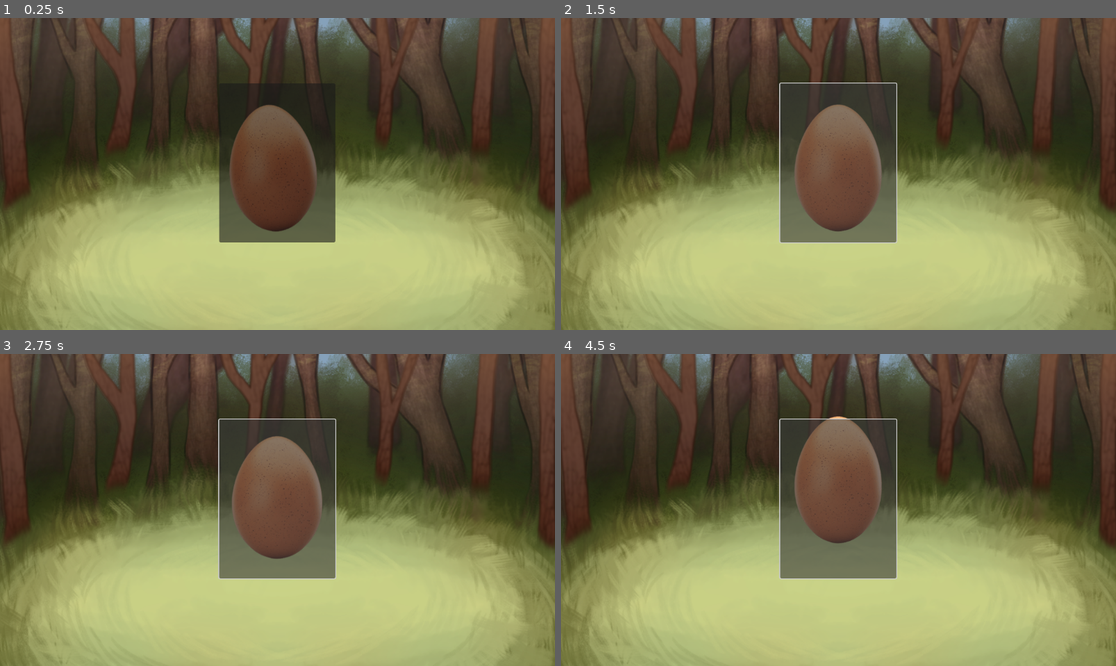
Above: before the commit, frames 1-4 (two rows, left to right).
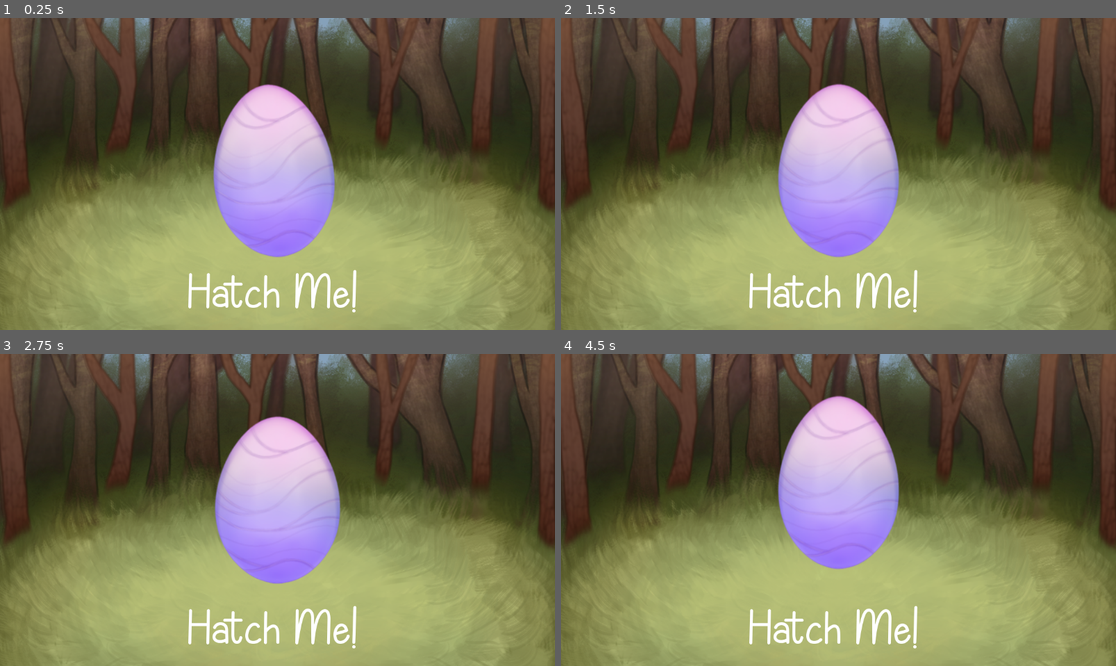
Above: after the commit, the same moments.

Repository: kinteyoi/RunWild3
Game: Godot game, scene res://Entities/Screens/Hatch.tscn
Same seed, same stepped clock (60 frames per second), same inputs: the game is played once before the commit and once after it. The project has no main scene, so this scene is started directly.
Inputs (mouse positions are in pixels of both pictures, inside the frame that each line leads up to; where the layout moved, square brackets give the same spot in the first picture):
- Up to frame 1 (0.25 s): no input
- Up to frame 2 (1.5 s): tap Enter (ui_accept) at 0.5, 0.77 s; hold D (Right) 0.53-1.25 s; click (838, 170) [838, 161] at 1.25 s
- Up to frame 3 (2.75 s): tap Enter (ui_accept) at 2, 2.27 s; hold D (Right) from 2.03 s (still down)
- Up to frame 4 (4.5 s): release D (Right) at 2.78 s; hold A (Left) 2.78-3.53 s; hold D (Right) from 3.53 s (still down); tap Enter (ui_accept) at 3.77 s

The runs differ from the first frame. In frame 1, 19% of the frame differs, in the area x 0-100%, y 20-100%; in frame 2, 19%; in frame 3, 19%; in frame 4, 20%, in the area x 0-100%, y 13-100%.

Commit message:
fonts, eggs, hatching

Diff:
--- a/Entities/Screens/Hatch.tscn
+++ b/Entities/Screens/Hatch.tscn
@@ -1,8 +1,24 @@
-[gd_scene load_steps=11 format=3 uid="uid://dw71wn42kta0q"]
+[gd_scene load_steps=12 format=3 uid="uid://dw71wn42kta0q"]
 
 [ext_resource type="Script" uid="uid://2ej61un2gti7" path="res://Scripts/hatch.gd" id="1_o8joq"]
-[ext_resource type="Texture2D" uid="uid://bl6xon6nle35b" path="res://Assets/Players/pngtree-fresh-single-egg-png-image_12504967.png" id="1_pd4m8"]
+[ext_resource type="Texture2D" uid="uid://d0rs3ot8q24o1" path="res://Assets/Eggs/runwild_egg3purple.png" id="2_k7n8x"]
 [ext_resource type="Texture2D" uid="uid://c0t0dy1hngdta" path="res://Assets/Environment/runwild_background_home.png" id="3_k7n8x"]
+[ext_resource type="FontFile" uid="uid://c5sl0a5qldyyc" path="res://Fonts/Lovely Autumn.ttf" id="4_k7n8x"]
+
+[sub_resource type="Animation" id="Animation_pd4m8"]
+length = 0.001
+tracks/0/type = "value"
+tracks/0/imported = false
+tracks/0/enabled = true
+tracks/0/path = NodePath("Egg:rotation")
+tracks/0/interp = 1
+tracks/0/loop_wrap = true
+tracks/0/keys = {
+"times": PackedFloat32Array(0),
+"transitions": PackedFloat32Array(1),
+"update": 0,
+"values": [0.0]
+}
 
 [sub_resource type="Animation" id="Animation_w8xk4"]
 resource_name = "Wiggle"
@@ -11,7 +27,7 @@
 tracks/0/type = "value"
 tracks/0/imported = false
 tracks/0/enabled = true
-tracks/0/path = NodePath("PngtreeFreshSingleEggPngImage12504967:rotation")
+tracks/0/path = NodePath("Egg:rotation")
 tracks/0/interp = 2
 tracks/0/loop_wrap = true
 tracks/0/keys = {
@@ -21,28 +37,13 @@
 "values": [0.0, -0.3490658503988659, 0.0, 0.17453292, 0.0, -0.08726646, 0.017453292, 0.0]
 }
 
-[sub_resource type="Animation" id="Animation_pd4m8"]
-length = 0.001
-tracks/0/type = "value"
-tracks/0/imported = false
-tracks/0/enabled = true
-tracks/0/path = NodePath("PngtreeFreshSingleEggPngImage12504967:rotation")
-tracks/0/interp = 1
-tracks/0/loop_wrap = true
-tracks/0/keys = {
-"times": PackedFloat32Array(0),
-"transitions": PackedFloat32Array(1),
-"update": 0,
-"values": [0.0]
-}
-
 [sub_resource type="Animation" id="Animation_o8joq"]
 resource_name = "WiggleOther"
 step = 0.1
 tracks/0/type = "value"
 tracks/0/imported = false
 tracks/0/enabled = true
-tracks/0/path = NodePath("PngtreeFreshSingleEggPngImage12504967:rotation")
+tracks/0/path = NodePath("Egg:rotation")
 tracks/0/interp = 1
 tracks/0/loop_wrap = true
 tracks/0/keys = {
@@ -65,7 +66,7 @@
 tracks/0/type = "value"
 tracks/0/imported = false
 tracks/0/enabled = true
-tracks/0/path = NodePath("PngtreeFreshSingleEggPngImage12504967:position")
+tracks/0/path = NodePath("Egg:position")
 tracks/0/interp = 1
 tracks/0/loop_wrap = true
 tracks/0/keys = {
@@ -77,7 +78,7 @@
 tracks/1/type = "value"
 tracks/1/imported = false
 tracks/1/enabled = true
-tracks/1/path = NodePath("PngtreeFreshSingleEggPngImage12504967:scale")
+tracks/1/path = NodePath("Egg:scale")
 tracks/1/interp = 1
 tracks/1/loop_wrap = true
 tracks/1/keys = {
@@ -92,7 +93,7 @@
 tracks/0/type = "value"
 tracks/0/imported = false
 tracks/0/enabled = true
-tracks/0/path = NodePath("PngtreeFreshSingleEggPngImage12504967:position")
+tracks/0/path = NodePath("Egg:position")
 tracks/0/interp = 1
 tracks/0/loop_wrap = true
 tracks/0/keys = {
@@ -104,7 +105,7 @@
 tracks/1/type = "value"
 tracks/1/imported = false
 tracks/1/enabled = true
-tracks/1/path = NodePath("PngtreeFreshSingleEggPngImage12504967:scale")
+tracks/1/path = NodePath("Egg:scale")
 tracks/1/interp = 1
 tracks/1/loop_wrap = true
 tracks/1/keys = {
@@ -123,11 +124,11 @@
 [node name="Hatch" type="Node2D"]
 script = ExtResource("1_o8joq")
 
-[node name="PngtreeFreshSingleEggPngImage12504967" type="Sprite2D" parent="."]
+[node name="Egg" type="Sprite2D" parent="."]
 z_index = 85
 position = Vector2(576, 419)
 scale = Vector2(0.915, 1)
-texture = ExtResource("1_pd4m8")
+texture = ExtResource("2_k7n8x")
 offset = Vector2(0, -98)
 
 [node name="ColorRect" type="Sprite2D" parent="."]
@@ -154,11 +155,21 @@
 autostart = true
 
 [node name="Button" type="Button" parent="."]
+self_modulate = Color(1, 1, 1, 0)
 z_index = 130
-offset_left = 455.0
-offset_top = 136.0
-offset_right = 696.0
-offset_bottom = 466.0
+offset_left = 370.0
+offset_top = 87.0
+offset_right = 792.0
+offset_bottom = 549.0
+
+[node name="Label" type="Label" parent="."]
+offset_left = 391.0
+offset_top = 533.0
+offset_right = 745.0
+offset_bottom = 628.0
+theme_override_fonts/font = ExtResource("4_k7n8x")
+theme_override_font_sizes/font_size = 81
+text = "Hatch Me!"
 
 [connection signal="timeout" from="Wiggle" to="." method="_on_wiggle_timeout"]
 [connection signal="timeout" from="Timer" to="." method="_on_timer_timeout"]
--- a/Scripts/hatch.gd
+++ b/Scripts/hatch.gd
@@ -2,7 +2,18 @@
 @onready var animation_player: AnimationPlayer = $AnimationPlayer
 @onready var jump: AnimationPlayer = $Jump
 
+
+@onready var egg1 = preload("res://Assets/Eggs/runwild_egg1.png")
+@onready var egg2 = preload("res://Assets/Eggs/runwild_egg2green.png")
+@onready var egg3 = preload("res://Assets/Eggs/runwild_egg3purple.png")
+@onready var egg4 = preload("res://Assets/Eggs/runwild_egg4blue.png")
+@onready var egg5 = preload("res://Assets/Eggs/runwild_egg5orange.png")
+@onready var egg: Sprite2D = $Egg
+
 func _ready() -> void:
+	var eggs = [egg1, egg2, egg3, egg4, egg5]
+	var random_item = eggs.pick_random()
+	egg.texture = random_item
 	wiggle()
 
 func _on_wiggle_timeout() -> void:
Renamed: Assets/Players/pngtree-fresh-single-egg-png-image_12504967.png -> Assets/Eggs/pngtree-fresh-single-egg-png-image_12504967.png
Not shown, added: Assets/Eggs/pngtree-fresh-single-egg-png-image_12504967.png.import
Binary file added: Assets/Eggs/runwild_egg1.png
Not shown, added: Assets/Eggs/runwild_egg1.png.import
Binary file added: Assets/Eggs/runwild_egg2green.png
Not shown, changed: Assets/Eggs/runwild_egg2green.png.import
Binary file added: Assets/Eggs/runwild_egg3purple.png
Not shown, added: Assets/Eggs/runwild_egg3purple.png.import
Binary file added: Assets/Eggs/runwild_egg4blue.png
Not shown, added: Assets/Eggs/runwild_egg4blue.png.import
Binary file added: Assets/Eggs/runwild_egg5orange.png
Not shown, added: Assets/Eggs/runwild_egg5orange.png.import
(and 3 more such lines)
